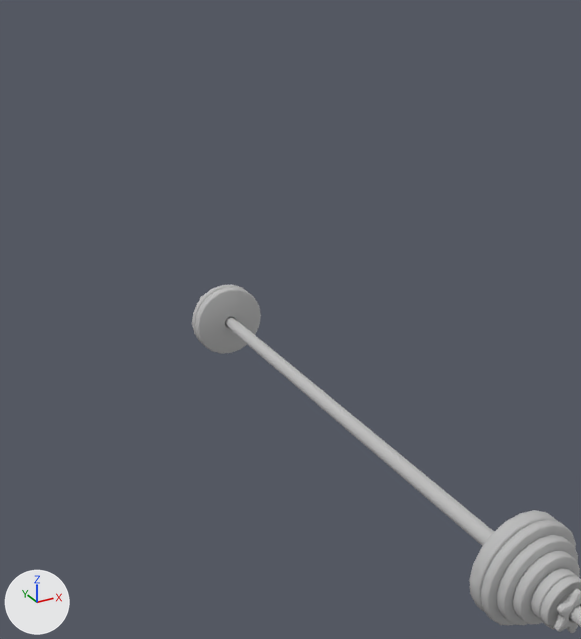
The OBJ model ProyectoFinal/ProyectoFinal/Models/Gym/barra.obj: old version first, new version second.
Both versions are drawn from a 50 mm lens placed at (-12.59, -9.34, 6.35), pointed at (-5.52, 3.51, -0.07). The lights are fixed; the arrows at lower left show +X, +Y and +Z. Where no turn or scale is listed for an object, it has been applied to the vertices.

Names of what the first picture shows: 'barra'.
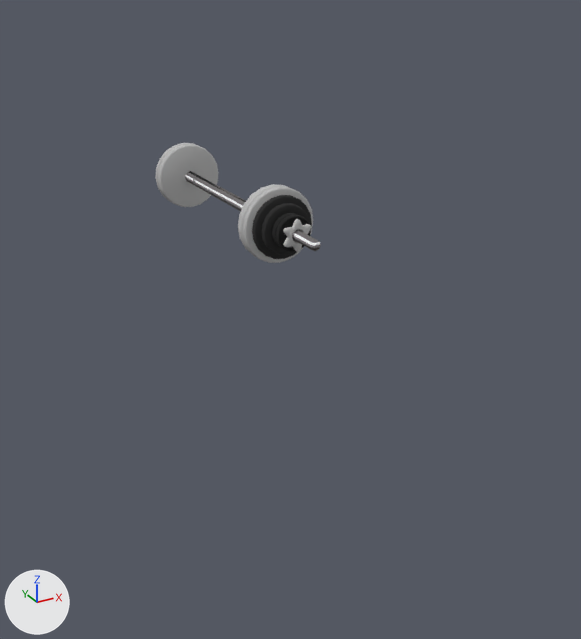
Location of each change, [x1, y1, x2, y2] in pixels of the pictures (581 x 639 px; the box of a moved part takes in the faces that stretch with it):
'barra', reshaped: before [192, 285, 581, 633]; after [155, 143, 321, 263]
part 1 of me_barra, moved or reshaped (not visible before): after [252, 195, 312, 259]
part 2 of me_barra, moved or reshaped: before [540, 576, 581, 629]; after [276, 215, 311, 252]
part 3 of me_barra, moved or reshaped: before [195, 287, 261, 354]; after [158, 144, 219, 207]
part 4 of me_barra, moved or reshaped (not visible before): after [261, 203, 310, 255]
part 5 of me_barra, moved or reshaped: before [481, 520, 576, 626]; after [243, 187, 313, 263]
part 6 of me_barra, moved or reshaped (not visible afterwards): before [513, 551, 580, 625]
part 7 of me_barra, moved or reshaped: before [192, 285, 243, 342]; after [155, 143, 196, 200]
part 8 of me_barra, moved or reshaped: before [554, 589, 581, 633]; after [284, 219, 311, 252]
part 9 of me_barra, moved or reshaped (not visible afterwards): before [497, 535, 578, 625]
part 10 of me_barra, moved or reshaped: before [200, 296, 581, 627]; after [185, 171, 321, 251]
part 11 of me_barra, added: after [272, 213, 300, 248]
part 12 of me_barra, moved or reshaped: before [469, 510, 557, 613]; after [238, 184, 290, 257]
part 13 of me_barra, deleted: before [531, 568, 577, 620]

What changed in the scene script:
```text
Change me_barra:
    remove me_barra.from_pydata(...)  # 3584 vertices, 3638 faces; spans x -7.87..-6.64, y -5.84..3.81, z 0.0..1.23
    add me_barra.from_pydata(...)  # 3584 vertices, 3638 faces; spans x -5.12..-3.33, y 4.69..13.92, z 0.0..1.79
    me_barra part 1: the loose piece of 200 vertices spanning x -7.77..-6.75, y 2.85..2.97, z 0.1..1.13 is turned 180 degrees about the z axis through its middle and scaled by 1.46, then moved by (3.03, 3.35, 0.28), in mat_barra_lambert6sg (picture img_black3_png)
    me_barra part 2: the loose piece of 280 vertices spanning x -7.55..-6.97, y -5.29..-5.2, z 0.32..0.9 is scaled about its middle by 1.46, then moved by (3.03, 10.98, 0.28), in mat_barra_lambert5sg (picture img_black2_png)
    me_barra part 3: the loose piece of 200 vertices spanning x -7.87..-6.64, y 2.55..2.72, z 0.0..1.23 is scaled about its middle by 1.46, then moved by (3.03, 9.24, 0.28)
    me_barra part 4: the loose piece of 200 vertices spanning x -7.67..-6.85, y 2.97..3.09, z 0.2..1.02 is turned 180 degrees about the z axis through its middle and scaled by 1.46, then moved by (3.03, 3.05, 0.28), in mat_barra_lambert6sg (picture img_black3_png)
    me_barra part 5: the loose piece of 200 vertices spanning x -7.87..-6.64, y -4.82..-4.71, z 0.0..1.23 is scaled about its middle by 1.46, then moved by (3.03, 11.2, 0.28)
    me_barra part 6: the loose piece of 200 vertices spanning x -7.67..-6.85, y -5.06..-4.95, z 0.2..1.02 is turned -180 degrees about the z axis through its middle and scaled by 1.46, then moved by (3.03, 17.46, 0.28), in mat_barra_lambert6sg (picture img_black3_png)
    me_barra part 7: the loose piece of 200 vertices spanning x -7.87..-6.64, y 2.73..2.84, z 0.0..1.23 is scaled about its middle by 1.46, then moved by (3.03, 9.31, 0.28)
    me_barra part 8: the loose piece of 428 vertices spanning x -7.49..-7.03, y -5.41..-5.29, z 0.36..0.87 is scaled about its middle by 1.46, then moved by (3.03, 10.94, 0.28)
    me_barra part 9: the loose piece of 200 vertices spanning x -7.77..-6.75, y -4.94..-4.83, z 0.1..1.13 is turned -180 degrees about the z axis through its middle and scaled by 1.46, then moved by (3.03, 17.17, 0.28), in mat_barra_lambert6sg (picture img_black3_png)
    me_barra part 10: the loose piece of 168 vertices spanning x -7.36..-7.15, y -5.84..3.81, z 0.51..0.71 is scaled about its middle by (1.46, 0.957, 1.46), then moved by (3.03, 10.32, 0.28), in mat_barra_lambert4sg (picture img_barrametal_png)
    me_barra part 11: a new loose piece, a torus around y (ring radius 0.29, tube radius 0.14) spanning x -4.64..-3.81, y 5.82..5.98, z 0.48..1.31, in mat_barra_lambert5sg (picture img_black2_png)
    me_barra part 12: the loose piece of 200 vertices spanning x -7.87..-6.64, y -4.7..-4.53, z 0.0..1.23 is scaled about its middle by 1.46, then moved by (3.03, 11.27, 0.28)
    me_barra part 13: the loose piece of 200 vertices spanning x -7.55..-6.97, y -5.19..-5.08, z 0.32..0.9 is deleted
    remove me_barra.materials.append(mat_barra1_lambert3sg)  # picture img_gray_png
    add me_barra.materials.append(mat_barra_lambert6sg)  # picture img_black3_png
    add me_barra.materials.append(mat_barra_lambert5sg)  # picture img_black2_png
    add me_barra.materials.append(mat_barra_lambert4sg)  # picture img_barrametal_png
```
